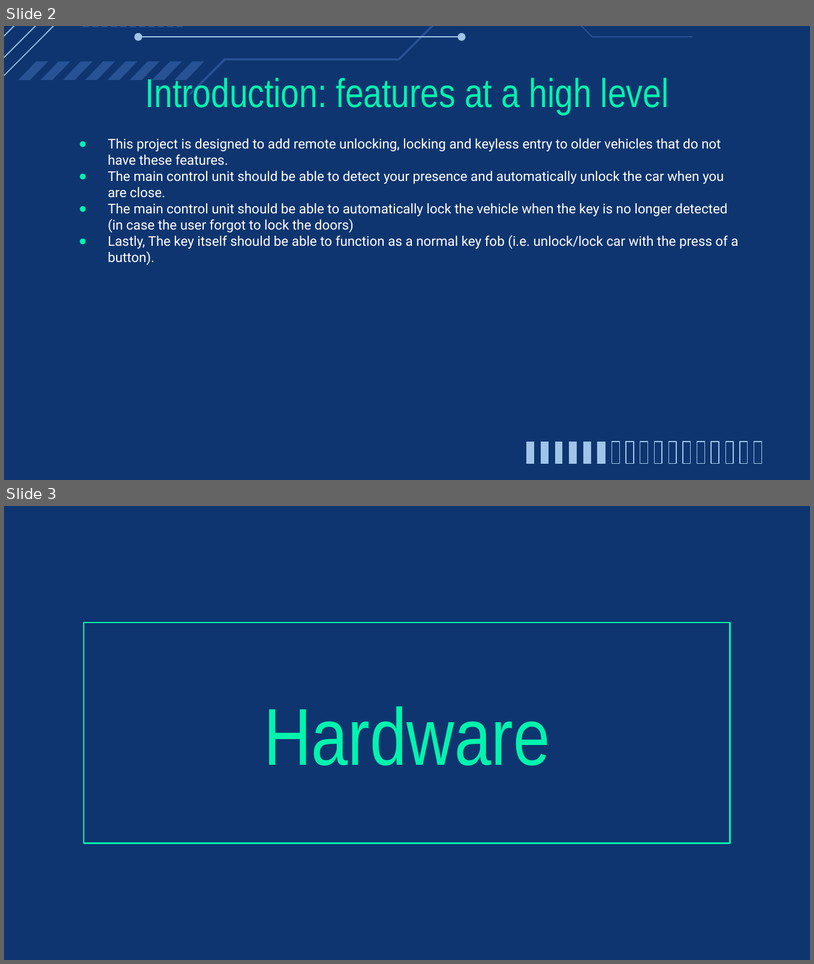
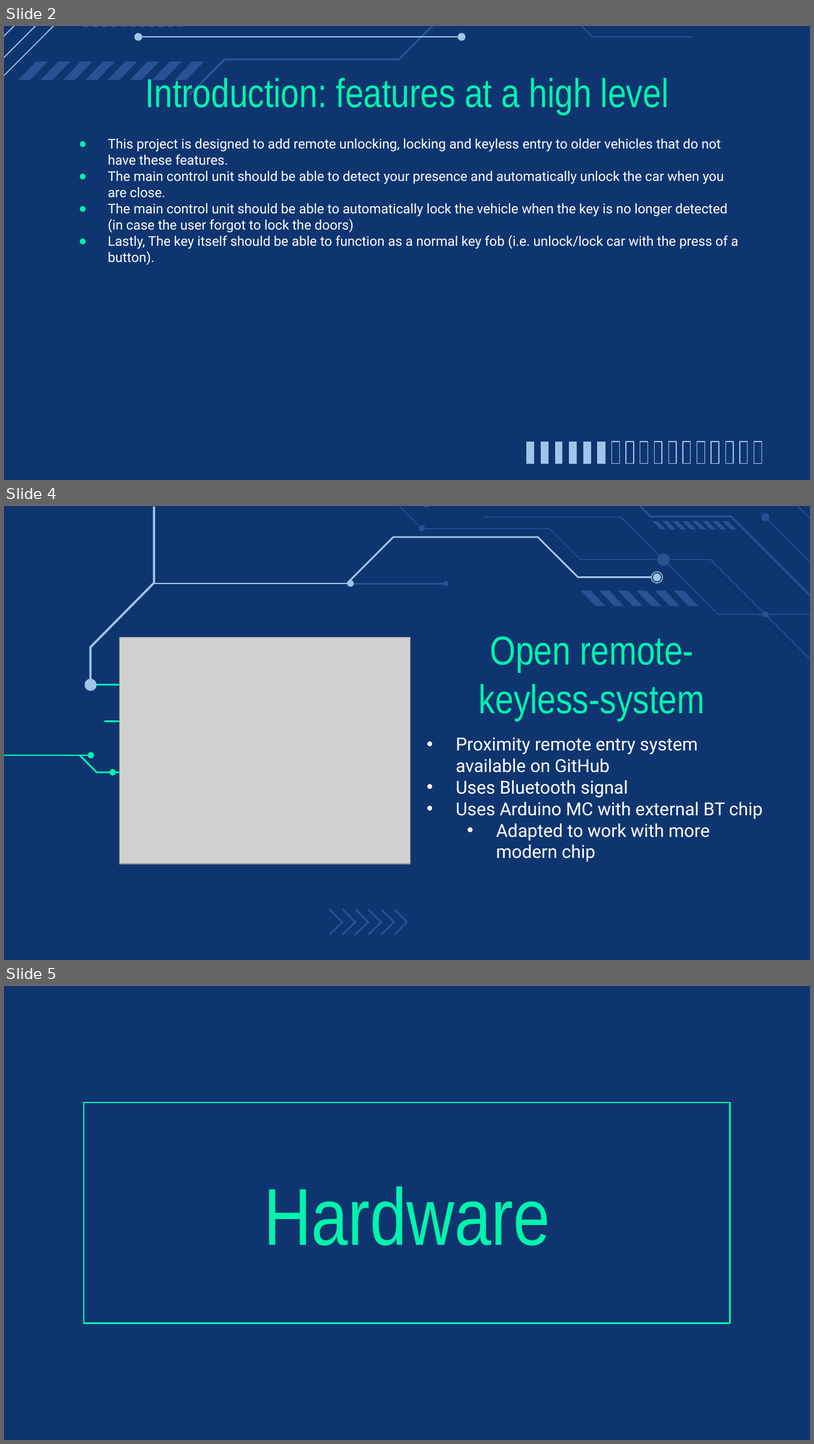
Before and after one commit to Hanover-CS/HC23-Isaac-Bevis-Senior-Project, a slide deck: Presentation/CS461 Proposal.pptx. Shown one above the other, each under a label of ours: slides 2 and 3 before the commit, slides 2, 4 and 5 after it; the slides between them are not shown. The pictures are 814x964 and 814x1444 pixels, drawn with LibreOffice and Linux fonts; fonts in the diff are those of the drawing; grey boxes stand for pictures. Boxes give left, top, right and bottom in pixels: in the first picture for what was removed or moved away, otherwise in the second. Text is boxed around its words. In the diff, an @@ line names an element or a change of style, - is before the commit and + after.

```diff
--- a/Presentation/CS461 Proposal.pptx
+++ b/Presentation/CS461 Proposal.pptx
@@ slide 4 added at (4,506,810,960), background #0F3570 @@
@@ freeform shape added at (350,584,446,584), fill #285293, outline #285293 1.5 pt @@
@@ freeform shape added at (444,582,447,585), fill #285293, outline #285293 1.5 pt @@
@@ picture added at (119,637,410,864) @@
@@ title added at (479,636,705,721), 36 pt, text #00F4AD @@
+Open remote-keyless-system
@@ group added at (84,506,810,691): 30 freeform shapes, 1 arrow @@
@@ freeform shape added at (95,685,123,685), outline #00F4AD 1.5 pt @@
@@ freeform shape added at (105,721,123,721), outline #00F4AD 1.5 pt @@
@@ subtitle added at (456,737,763,861), 16 pt, text #FFFFFF @@
+• Proximity remote entry system available on GitHub
+• Uses Bluetooth signal
+• Uses Arduino MC with external BT chip
+  • Adapted to work with more modern chip
@@ group added at (4,752,116,775): 4 freeform shapes @@
@@ freeform shape added at (102,772,123,772), outline #00F4AD 1.5 pt @@
@@ group added at (330,909,407,935): 6 freeform shapes @@
@@ what was slide 3 is now slide 5 @@
```
Also in this commit, not shown: 3 slides changed, 7 other slides added, 2 slides removed, 1 other file.
